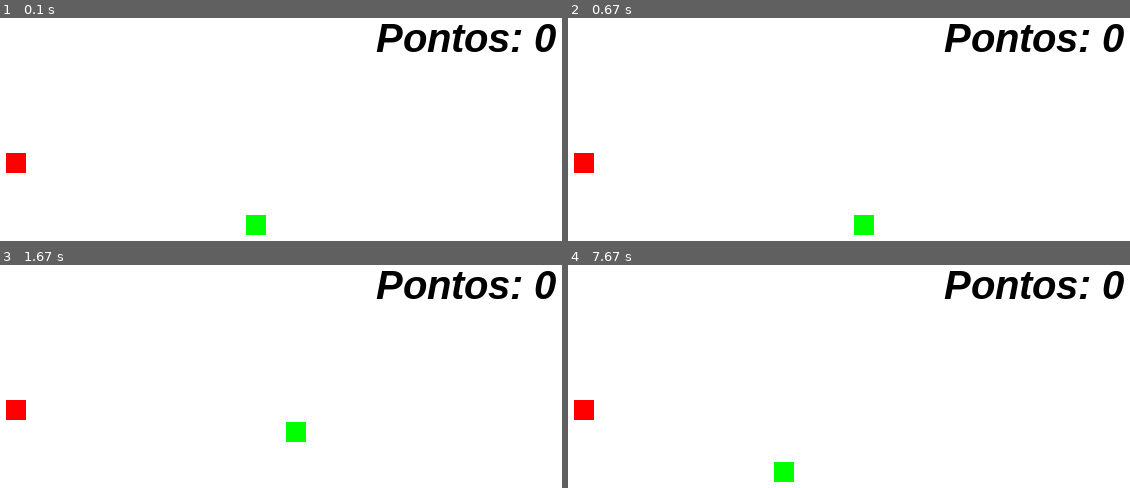
Above: before the commit, frames 1-4 (two rows, left to right).
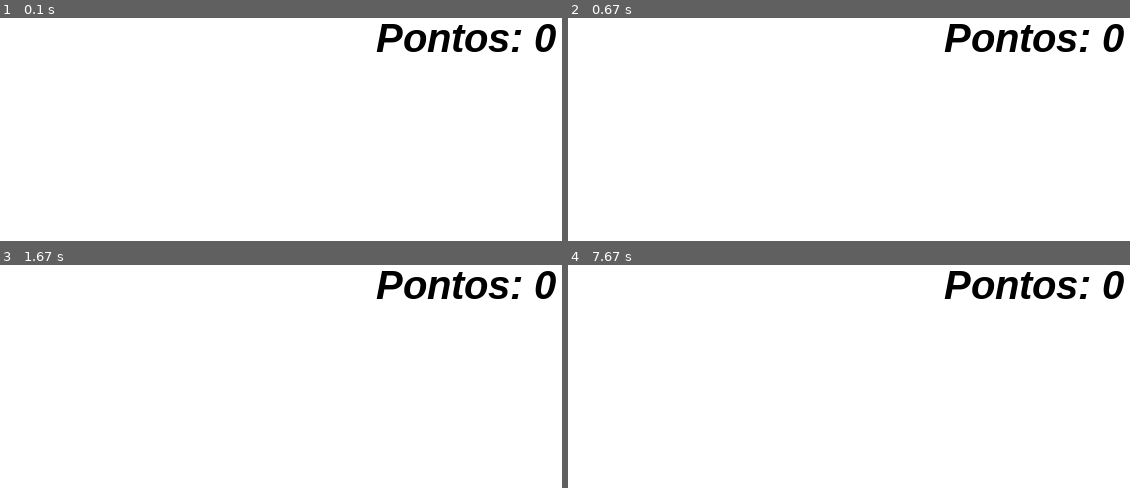
Above: after the commit, the same moments.

Repository: SamaraMartins2004/Pygame
Game: pygame game, started from Jogo Pygame/jogo.py
Same seed, same stepped clock (60 frames per second), same inputs: the game is played once before the commit and once after it.
Inputs:
- Up to frame 1 (0.1 s): no input
- Up to frame 2 (0.67 s): hold D from 0.33 s (still down)
- Up to frame 3 (1.67 s): release D at 0.8 s; hold W 0.83-1.3 s
- Up to frame 4 (7.67 s): hold A 1.83-2.37 s; hold S 2.4-2.7 s; hold A from 7.37 s (still down)

The runs differ from the first frame. In frame 1, 0.6% of the frame differs, in the area x 1-48%, y 60-98%; in frame 2, 0.6%; in frame 3, 0.6%; in frame 4, 0.6%.

Commit message:
atualizando

Diff:
--- a/Jogo Pygame/jogo.py
+++ b/Jogo Pygame/jogo.py
@@ -4,8 +4,10 @@
 from random import randint
 
 pygame.init()
+pygame.mixer.init()
 
-musica_fundo = pygame.mixer.music.load('BoxCat Games - Trace Route.mp3')
+#colocando som de fundo
+musica = pygame.mixer.music.load('Sons do Jogo/musicaFundo.mp3')
 
 #abaixando o som da musica de fundo
 pygame.mixer.music.set_volume(0.1)
@@ -20,7 +22,7 @@
 
 #som da colisão
 
-som = pygame.mixer.Sound('smw_coin.wav')
+som = pygame.mixer.Sound('Sons do Jogo/somColisao.wav')
 som.set_volume(1.00)
 
 #variaveis para que consiga gerar numeros aleatorios da posição do retangulo azul
@@ -54,23 +56,40 @@
             exit()
 
         #fazendo com que o retangulo se mova quando estiver pressionando a tecla
-        if pygame.key.get_pressed()[K_a]:
+
+        teclas = pygame.key.get_pressed()
+
+        if teclas[K_a]:
             x_cobra -= 20
 
-        if pygame.key.get_pressed()[K_d]:
+        if teclas[K_d]:
             x_cobra += 20
 
-        if pygame.key.get_pressed()[K_w]:
+        if teclas[K_w]:
             y_cobra -= 20
 
-        if pygame.key.get_pressed()[K_s]:
+        if teclas[K_s]:
             y_cobra += 20
 
-        # Desenhar o retângulo vermelho
-    cobra = pygame.draw.rect(tela, (0, 255, 0), (x_cobra, y_cobra, 20, 20))
+        #evitando que a cobra saia da janela
 
-        #Desenhando o retangulo azul
-    maca = pygame.draw.rect(tela, (255,0,0), (x_maca, y_maca,20,20))
+        if x_cobra < 0:
+            x_cobra = 0
+
+        elif x_cobra > largura - 20:
+            x_cobra = largura - 20
+
+        if y_cobra < 0:
+            y_cobra = 0
+
+        elif y_cobra > altura -20:
+            y_cobra = altura -20
+
+        # Desenhar a cobra
+        cobra = pygame.draw.rect(tela, (0, 255, 0), (x_cobra, y_cobra, 20, 20))
+
+        #Desenhando a maça
+        maca = pygame.draw.rect(tela, (255,0,0), (x_maca, y_maca,20,20))
 
     if cobra.colliderect(maca): # ver se houve colisão
         x_maca = randint(40,600)
Not shown, added: Jogo Pygame/Sons do Jogo/musicaFundo.mp3
Not shown, added: Jogo Pygame/Sons do Jogo/somColisao.wav
